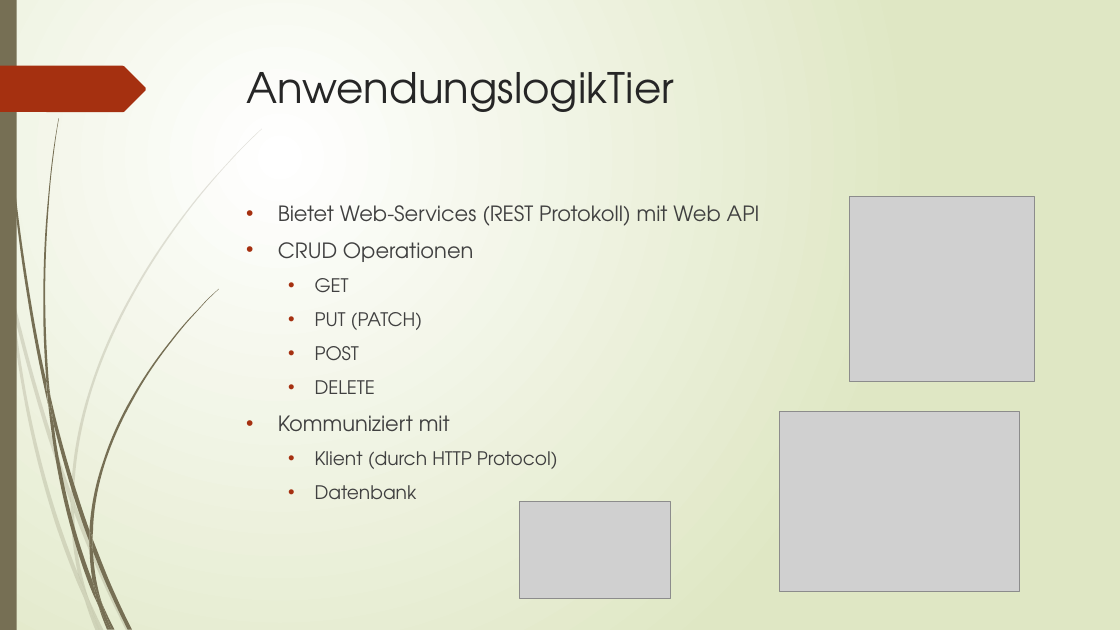
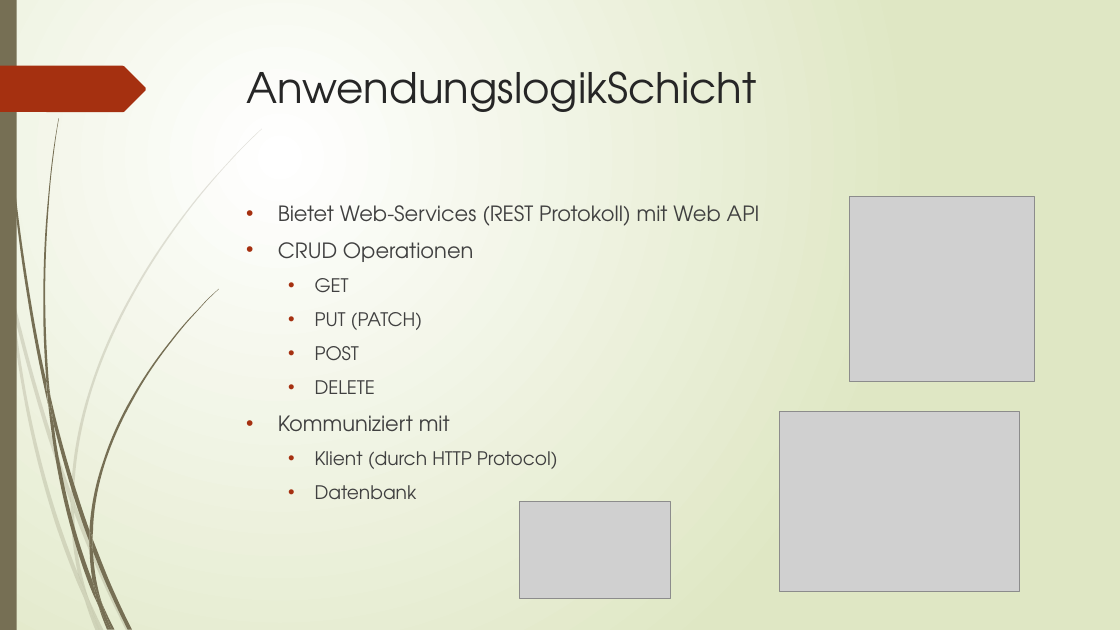
Before and after one commit to Gebov/master-thesis, a slide deck: slide 10 of presentation/Gym.pptx (slide 5 before the commit). Drawn at 1120x630 pixels with LibreOffice and Linux fonts; fonts in the diff are those of the drawing; grey boxes stand for pictures. Boxes give left, top, right and bottom in pixels: in the first picture for what was removed or moved away, otherwise in the second. Text is boxed around its words. In the diff, an @@ line names an element or a change of style, - is before the commit and + after.

```diff
--- a/presentation/Gym.pptx
+++ b/presentation/Gym.pptx
@@ title at bbox=[247, 71, 757, 112]: text changed @@
-AnwendungslogikTier
+AnwendungslogikSchicht
```
Also in this commit, not shown: 7 other slides changed, 1 slide added, 1 slide removed, 2 other files.
